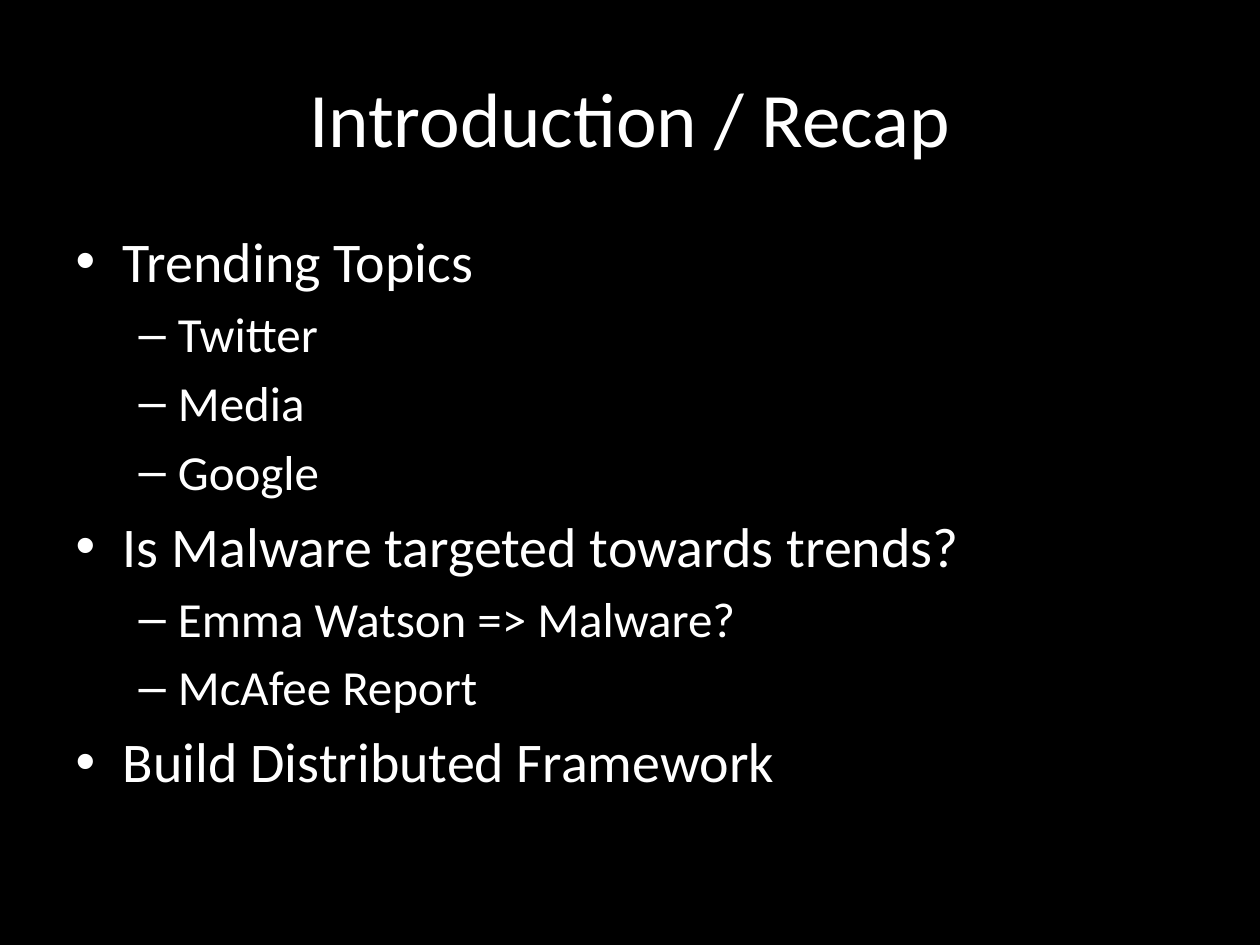
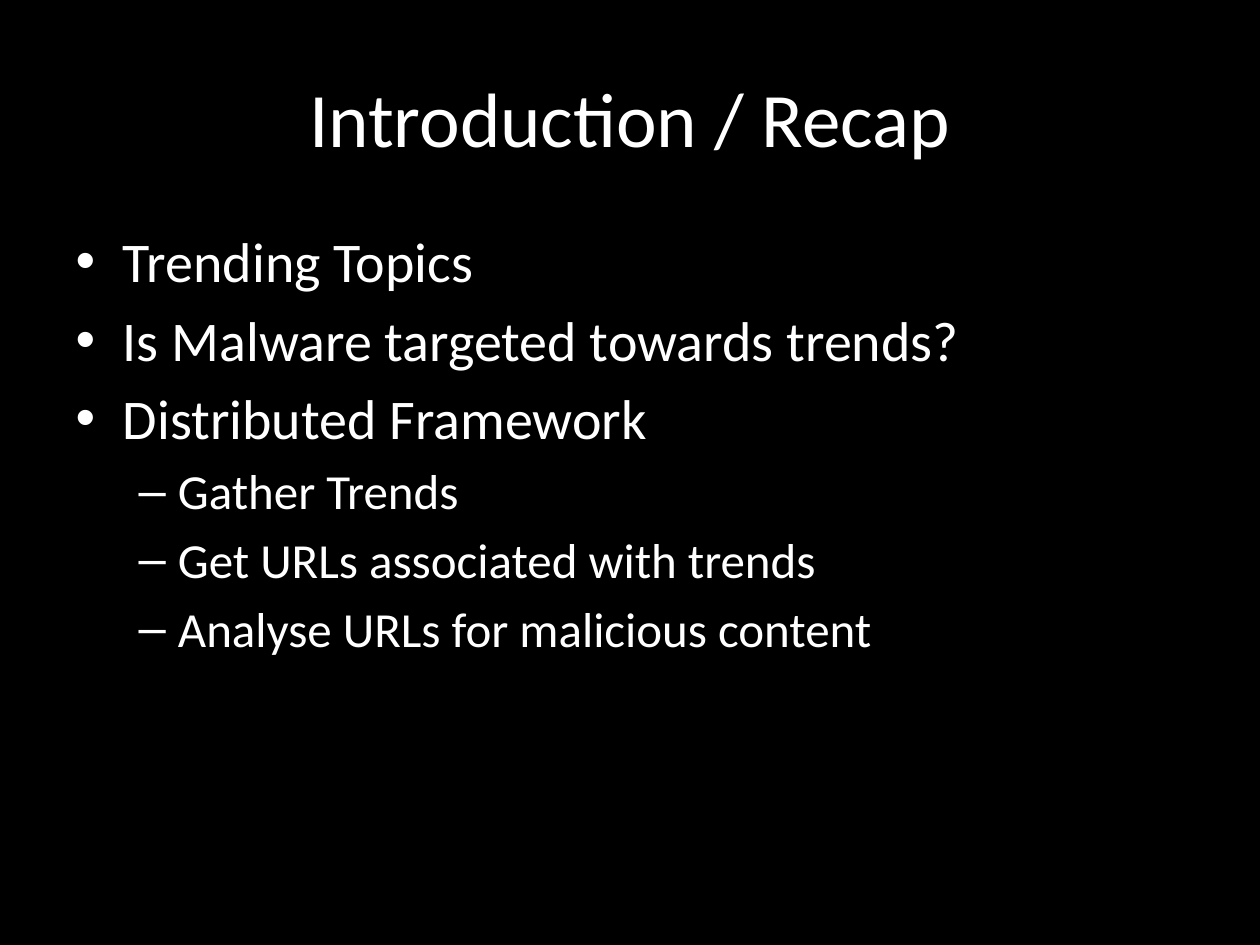
Before and after one commit to chrissorchard/malucrawl, a slide deck: slide 3 of doc/pres2/wk8-progress.pptx. Drawn at 1260x945 pixels with LibreOffice and Linux fonts; fonts in the diff are those of the drawing; background and template pictures are left out. Boxes give left, top, right and bottom in pixels: in the first picture for what was removed or moved away, otherwise in the second. Text is boxed around its words. In the diff, an @@ line names an element or a change of style, - is before the commit and + after.

```diff
--- a/doc/pres2/wk8-progress.pptx
+++ b/doc/pres2/wk8-progress.pptx
@@ text at box(178, 318, 319, 499): paragraphs removed @@
-  – Twitter
-  – Media
-  – Google
@@ text at box(123, 400, 871, 655): text changed @@
-  – Emma Watson => Malware?
-  – McAfee Report
-• Build Distributed Framework
+• Distributed Framework
+  – Gather Trends
+  – Get URLs associated with trends
+  – Analyse URLs for malicious content
```
Also in this commit, not shown: 4 other slides changed, 2 slides added.
